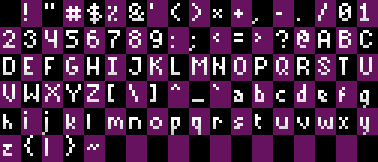
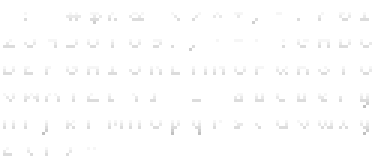
Before/after of a 378×162 layered artwork. What changed in the layer stack:
painted on "font_new.png" over (3, 99, 204, 129)
hid "Layer" over (0, 0, 378, 162)
